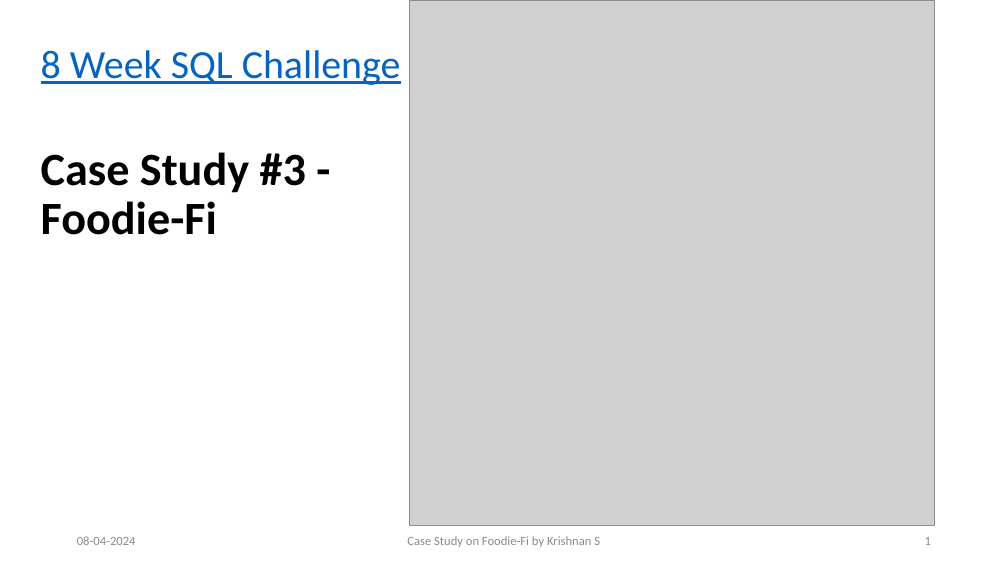
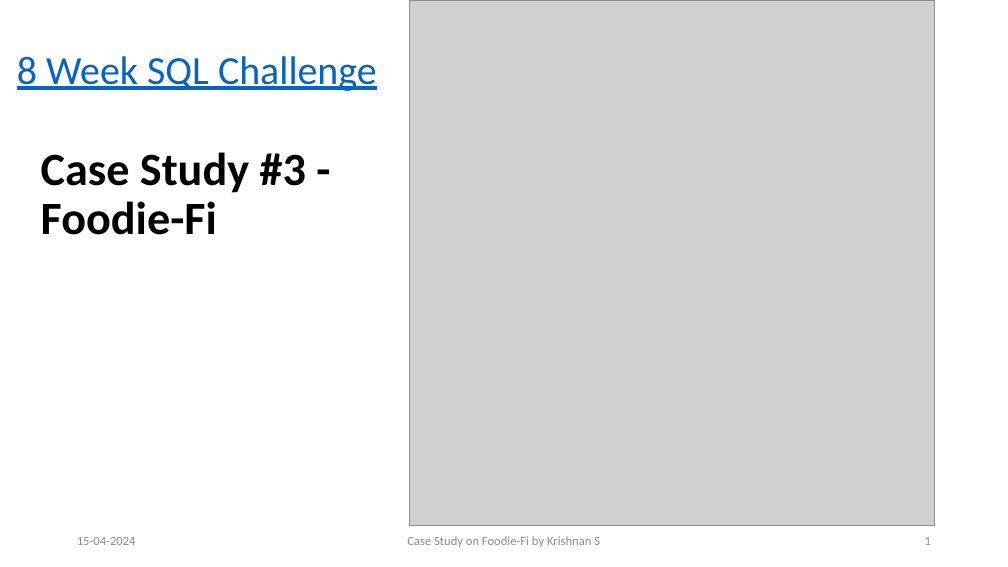
Before and after one commit to Krishnann-s/8-Week-SQL-Challenge, a slide deck: slide 1 of Case Study 3/Foodie Fi.pptx. Drawn at 1008x567 pixels with LibreOffice and Linux fonts; fonts in the diff are those of the drawing; grey boxes stand for pictures. Boxes give left, top, right and bottom in pixels: in the first picture for what was removed or moved away, otherwise in the second. Text is boxed around its words. In the diff, an @@ line names an element or a change of style, - is before the commit and + after.

```diff
--- a/Case Study 3/Foodie Fi.pptx
+++ b/Case Study 3/Foodie Fi.pptx
@@ title "8 Week SQL Challenge": place and size @@
-title "8 Week SQL Challenge" at (41,50,401,85)
+title "8 Week SQL Challenge" at (17,56,377,91)
@@ text at (77,537,136,545): text changed @@
-08-04-2024
+15-04-2024
```
Also in this commit, not shown: 14 other slides changed, 3 other files.
